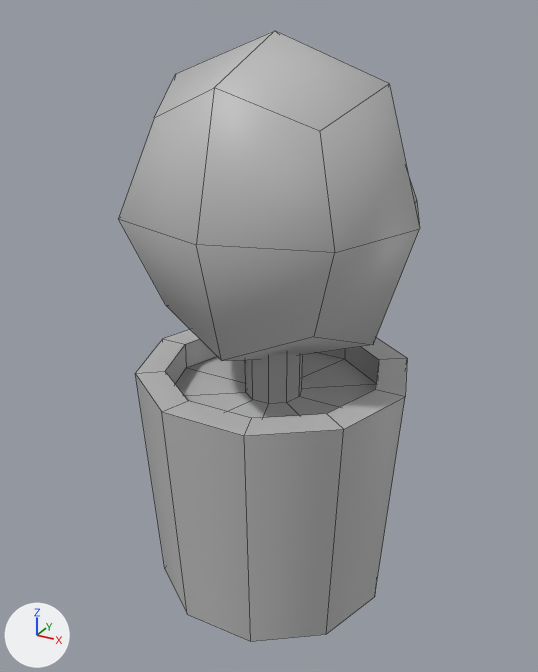
A saved change to the FBX model project/Assets/Prefabs/Env_PotPlant_Style1.fbx.
Camera for both pictures: a 50 mm lens placed at (0.701, -1.297, 1.251), pointed at (-0.009, -0.006, 0.605). The axes (+X, +Y, +Z) are drawn at lower left. The lights are the same throughout. Mesh edges are drawn as thin lines. Where no turn or scale is listed for an object, it has been applied to the vertices.

The first picture shows 'Env_PotPlant_Style1'.
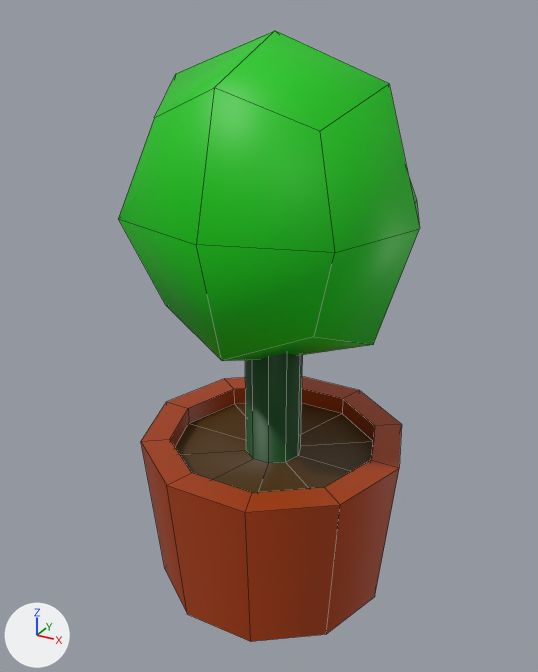
What differs and where, as boxes [x1, y1, x2, y2] in the pictures (538 x 672 px; the box of a moved part takes in the faces that stretch with it):
'Env_PotPlant_Style1', recoloured, reshaped, surface changed (grey to green)
    both: [118, 30, 420, 642]
part 1 of me_mesh, moved or reshaped
    before: [135, 330, 407, 642]
    after: [141, 377, 402, 642]
part 2 of me_mesh, moved or reshaped
    before: [166, 339, 379, 419]
    after: [170, 388, 375, 493]
part 3 of me_mesh, moved or reshaped
    before: [245, 354, 303, 404]
    after: [245, 354, 303, 463]
part 4 of me_mesh, surface changed (grey to green)
    both: [118, 30, 420, 361]

What changed in the scene script:
```text
Add img_env_potplant_style1_diffuse_png:
    img_env_potplant_style1_diffuse_png = load_image('Env_PotPlant_Style1_diffuse.png', 'Materials/Env_PotPlant_Style1_diffuse.png', 1024, 1024, 'sRGB')
Add mat_mat_potplant_style1:
    mat_mat_potplant_style1 = principled_material('Mat_PotPlant_Style1')
    mat_mat_potplant_style1.texture = img_env_potplant_style1_diffuse_png
Change me_mesh:
    where me_mesh.from_pydata(...)  # 86 vertices, 74 faces; spans x -0.302..0.302, y -0.286..0.286, z 0.0..1.215
    used by ob_env_potplant_style1; location = (0.0, 0.0, 0.0)
    remove me_mesh.materials.append(mat_lambert6)  # grey #bcbcbc
    me_mesh part 1: all 20 vertices in x -0.301..0.301, y -0.286..0.286, z 0.535 are moved by (0.0, 0.0, -0.17)
    me_mesh part 2: all 20 vertices in x -0.236..0.236, y -0.224..0.224, z 0.473 are moved by (0.0, 0.0, -0.151)
    me_mesh part 3: all 10 vertices in x -0.063..0.063, y -0.06..0.06, z 0.788 are moved by (0.0, 0.0, 0.136)
    me_mesh part 4: texture (UV) coordinates of 74 of 74 faces, centred in x -0.257..0.257, y -0.27..0.27, z 0.267..1.136, changed; they spanned u 0.12..0.88, v 0.0..1.0 and now span u 0.02..0.97, v 0.01..0.98
    add me_mesh.materials.append(mat_mat_potplant_style1)  # picture img_env_potplant_style1_diffuse_png
```
